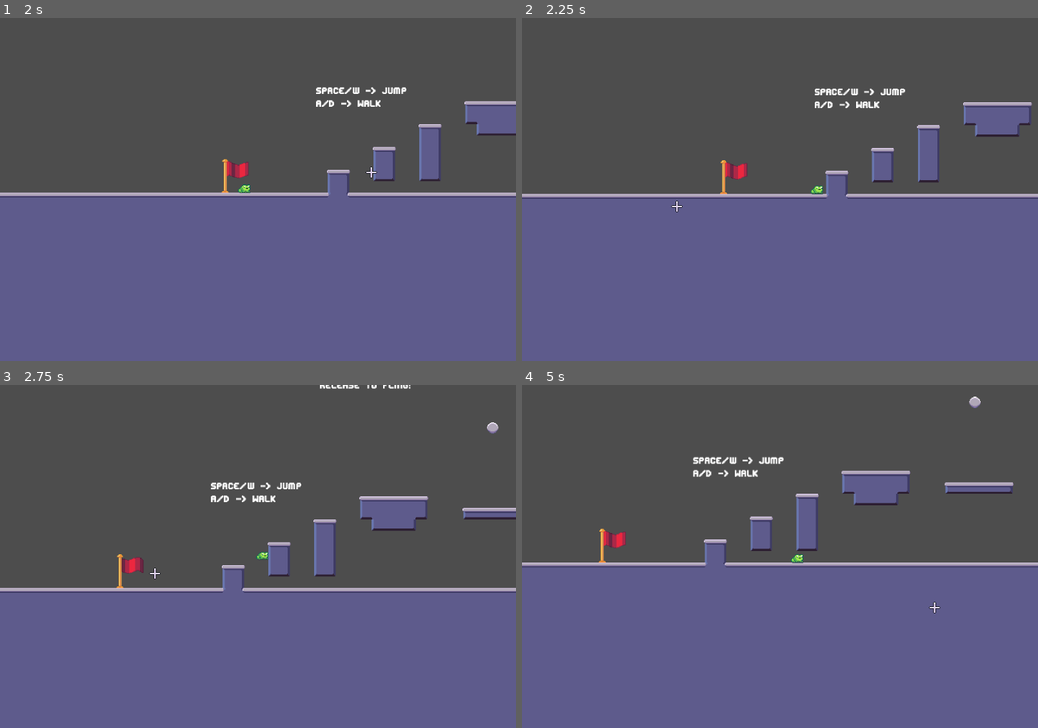
Above: before the commit, frames 1-4 (two rows, left to right).
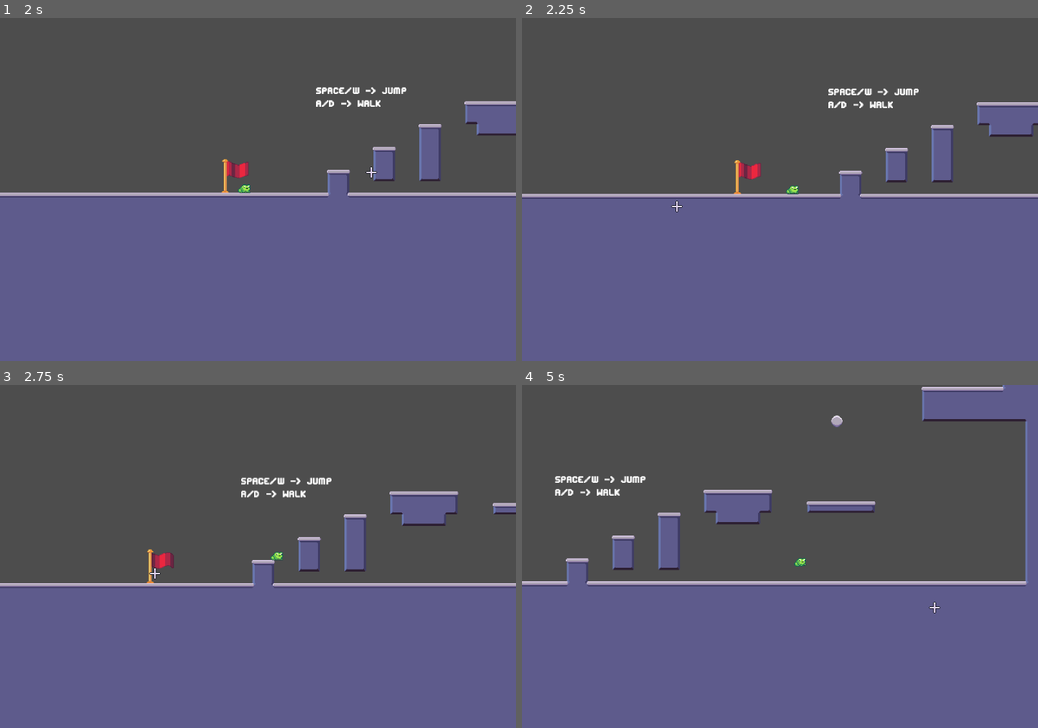
Above: after the commit, the same moments.

Repository: MadAvidCoder/Spin-phibian
Game: Godot game, scene res://scenes/title_screen.tscn
Same seed, same stepped clock (60 frames per second), same inputs: the game is played once before the commit and once after it.
Inputs (mouse positions are in pixels of both pictures, inside the frame that each line leads up to):
- Up to frame 1 (2 s): click (211, 271) at 0.5 s; move the mouse to (371, 172) at 1.27 s; hold D (right) from 1.28 s (still down); hold G (god) from 1.28 s (still down); tap Space (jump) at 1.52 s
- Up to frame 2 (2.25 s): keep holding D (right); move the mouse to (676, 206) at 2.02 s; release G (god) at 2.03 s; tap G (god) at 2.1 s
- Up to frame 3 (2.75 s): keep holding D (right); tap Space (jump) at 2.27 s
- Up to frame 4 (5 s): move the mouse to (831, 481) at 2.77 s; release D (right) at 2.78 s; hold A (left) 2.78-3.53 s; hold G (god) 2.78-3.53 s; click (831, 481) at 2.85 s; move the mouse to (754, 625) at 3.52 s; hold D (right) from 3.53 s (still down); tap G (god) at 3.6 s; tap Space (jump) at 3.77, 4.52 s; move the mouse to (934, 607) at 4.27 s; hold G (god) from 4.28 s (still down)

Frame 1 is identical in both runs. In frame 2, 3.4% of the frame differs, in the area x 38-100%, y 20-53%; in frame 3, 8.0%; in frame 4, 16%, in the area x 0-100%, y 0-59%.

Commit message:
Remove GOD mode

Diff:
--- a/src/scripts/frog.gd
+++ b/src/scripts/frog.gd
@@ -50,8 +50,8 @@
 	checkpoint = point
 
 func _physics_process(delta: float) -> void:
-	if state != States.GOD and Input.is_action_just_pressed("god"):
-		change_state(States.GOD)
+	#if state != States.GOD and Input.is_action_just_pressed("god"):
+	#	change_state(States.GOD)
 	process_state(delta)
 	move_and_slide()
 
